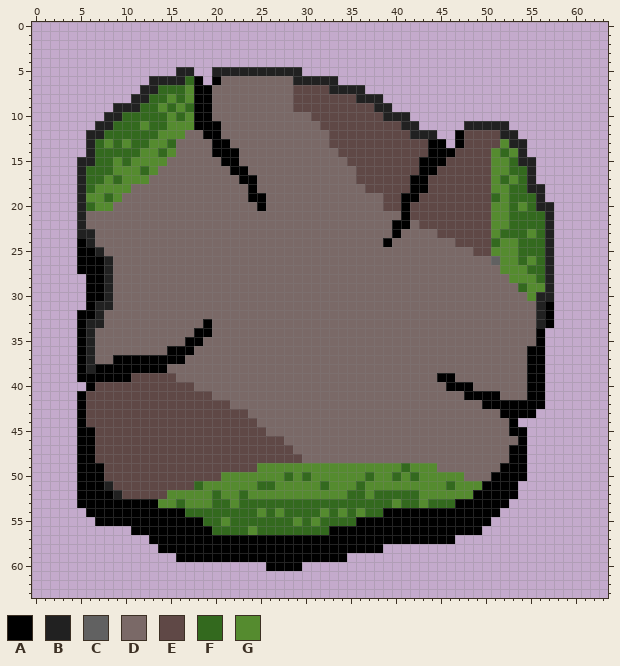
A pixel-art sprite gets an edit: assets/cracked.png. This is how it looked before the edit.
The file is 64x64 pixels.
Palette (. is transparent): A #000000  B #212121  C #616161  D #7a6967  E #5f4846  F #33691e  G #558b2f
The result:
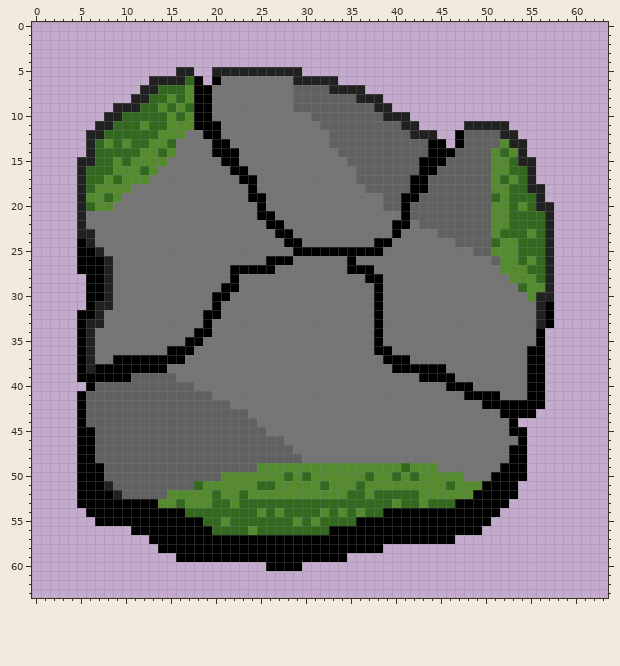
From old to new:
colour D: #7a6967 -> #757575
Changed rows in their new state; - is a pixel that keeps its letter.
first column x 6:
 7 -----------------------CCCC-------------------
 8 -----------------------CCCCCCC----------------
 9 -----------------------CCCCCCCCC--------------
10 -------------------------CCCCCCCC-------------
11 --------------------------CCCCCCCCC-----------
12 ---------------------------CCCCCCCCC------CCCC
13 ---------------------------CCCCCCCCCCC----CCCC
14 ----------------------------CCCCCCCCCC---CCCC-
15 -----------------------------CCCCCCCC---CCCCC-
16 ------------------------------CCCCCCC--CCCCCC-
17 ------------------------------CCCCCC--CCCCCCC-
18 -------------------------------CCCCC--CCCCCCC-
19 ---------------------------------CC--CCCCCCCC-
20 ---------------------------------CC-CCCCCCCCC-
21 -------------------AA---------------CCCCCCCCC-
22 --------------------AA---------------CCCCCCCC-
23 ---------------------AA----------------CCCCCC-
24 ----------------------AA--------A--------CCCC-
25 -----------------------AAAAAAAAAA----------CC-
26 --------------------AAA------A----------------
27 ----------------AAAAA--------AAA--------------
28 ----------------A--------------AA-------------
29 ---------------AA---------------A-------------
30 --------------AA----------------A-------------
31 --------------A-----------------A-------------
32 -------------AA-----------------A-------------
33 --------------------------------A-------------
34 --------------------------------A-------------
35 --------------------------------A-------------
36 --------------------------------AA------------
37 ---------------------------------AAA----------
38 ----------------------------------AAAAAA------
39 -----CCCCC---------------------------AA-------
40 -CCCCCCCCCCC----------------------------------
41 CCCCCCCCCCCCCC--------------------------------
42 CCCCCCCCCCCCCCCC------------------------------
43 CCCCCCCCCCCCCCCCCC----------------------------
44 CCCCCCCCCCCCCCCCCCC---------------------------
45 -CCCCCCCCCCCCCCCCCCC--------------------------
46 -CCCCCCCCCCCCCCCCCCCCC------------------------
47 -CCCCCCCCCCCCCCCCCCCCCC-----------------------
48 -CCCCCCCCCCCCCCCCCCCCCCC----------------------
49 --CCCCCCCCCCCCCCCCC---------------------------
50 --CCCCCCCCCCCCC-------------------------------
51 ---CCCCCCCCC----------------------------------
52 ----CCCCC-------------------------------------
Where, in picture pixels (left, top, right, bottom), the same in both pictures:
changed: (86, 76, 536, 499)
